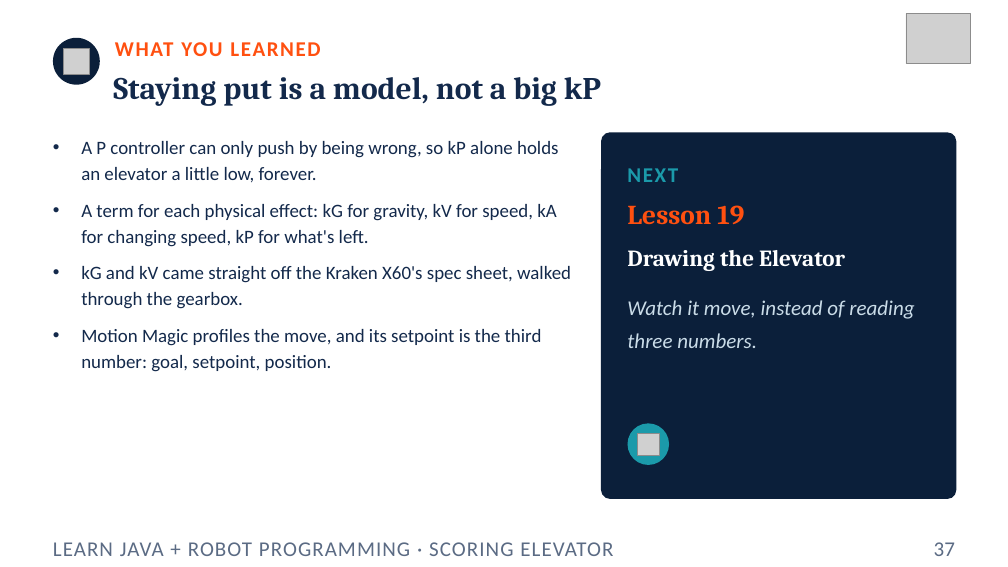
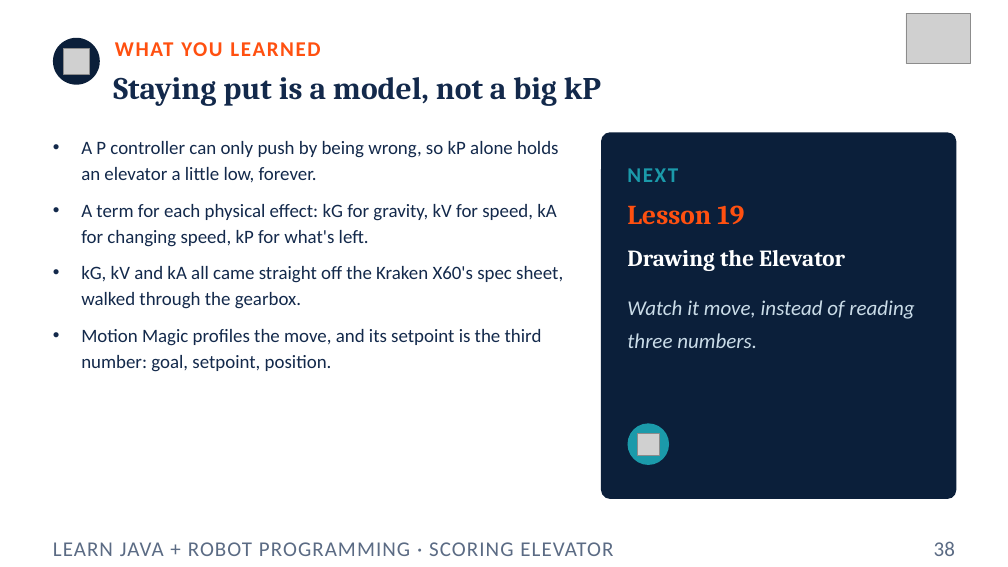
Before and after one commit to FRC5010/BasicRobotLessons, a slide deck: slide 38 of docs/presentations/v3/18-elevator.pptx (slide 37 before the commit). Drawn at 1008x567 pixels with LibreOffice and Linux fonts; fonts in the diff are those of the drawing; grey boxes stand for pictures. Boxes give left, top, right and bottom in pixels: in the first picture for what was removed or moved away, otherwise in the second. Text is boxed around its words. In the diff, an @@ line names an element or a change of style, - is before the commit and + after.

```diff
--- a/docs/presentations/v3/18-elevator.pptx
+++ b/docs/presentations/v3/18-elevator.pptx
@@ text at <box>81,266,563,309</box>: text changed @@
-• kG and kV came straight off the Kraken X60's spec sheet, walked through the gearbox.
+• kG, kV and kA all came straight off the Kraken X60's spec sheet, walked through the gearbox.
@@ text at <box>934,541,955,556</box>: text changed @@
-37
+38
```
Also in this commit, not shown: 29 other slides changed, 1 slide added, 2 other files.
